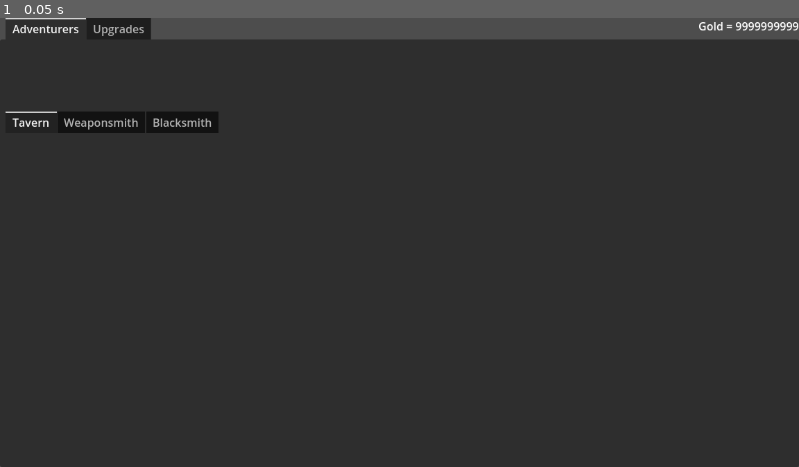
Above: before the commit, frame 1.
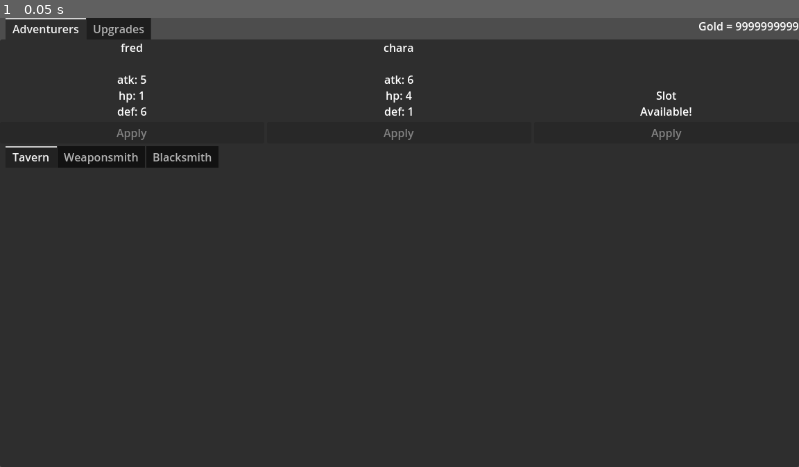
Above: after the commit, the same moment.

Repository: gknutson1/mass-effect-3
Game: Godot game, scene res://town.tscn
Same seed, same stepped clock (60 frames per second), same inputs: the game is played once before the commit and once after it. This scene is started directly instead of the project's main scene.
Inputs:
- Up to frame 1 (0.05 s): no input

The runs differ from the first frame. In frame 1, 2.0% of the frame differs, in the area x 0-87%, y 5-34%.
Error before the commit: Parse Error: Could not find type "CharacterBox" in the current scope. (res://town.gd:49)

Commit message:
Fix town.gd

Diff:
--- a/town.gd
+++ b/town.gd
@@ -3,7 +3,7 @@
 @onready
 var partyPanel: HBoxContainer = get_node("TabContainer/Adventurers/PartyPanel")
 
-func update_character_box(char: Character) -> String:
+var update_character_box = func(char: Character) -> String:
 	if char != null:
 		return "[center]{}\n\natk: {}\nhp: {}\ndef: {}[/center]".format(
 			[char.char_name, char.attack, char.health, char.defense], "{}"
@@ -19,6 +19,7 @@
 	var button: Button
 
 	func _init(buttonText: String, targetPanel: HBoxContainer, string_func):
+		self.string_func = string_func
 		self.box = VBoxContainer.new()
 		self.label = RichTextLabel.new()
 		self.button = Button.new()
@@ -34,19 +35,14 @@
 		targetPanel.add_child(self.box)
 		update_text()
 
-	func update_char(char: Character):
-		self.char = char
+	func update_object(obj):
+		self.obj = obj
 		update_text()
 
 	func update_text():
-		if char != null:
-			label.text = "[center]{}\n\natk: {}\nhp: {}\ndef: {}[/center]".format(
-				[char.char_name, char.attack, char.health, char.defense], "{}"
-			)
-		else:
-			label.text = "[center]Slot\nAvailable![/center]"
+		self.label.text = string_func.call(self.obj)
 
-var characters: Array[CharacterBox] = []
+var characters: Array[selectionBox] = []
 
 var partysize: int = 3
 var tavernsize: int = 3
@@ -59,10 +55,10 @@
 # Called when the node enters the scene tree for the first time.
 func _ready():
 	for i in range(0, partysize):
-		characters.append(CharacterBox.new("Apply", partyPanel, null))
+		characters.append(selectionBox.new("Apply", partyPanel, update_character_box))
 
-	characters[0].update_char(Character.new("fred", Character.class_options.ARCHER, 1, 5, 6))
-	characters[1].update_char(Character.new("chara", Character.class_options.MAGE, 4, 6, 1))
+	characters[0].update_object(Character.new("fred", Character.class_options.ARCHER, 1, 5, 6))
+	characters[1].update_object(Character.new("chara", Character.class_options.MAGE, 4, 6, 1))
 
 # Called every frame. 'delta' is the elapsed time since the previous frame.
 func _process(delta):
